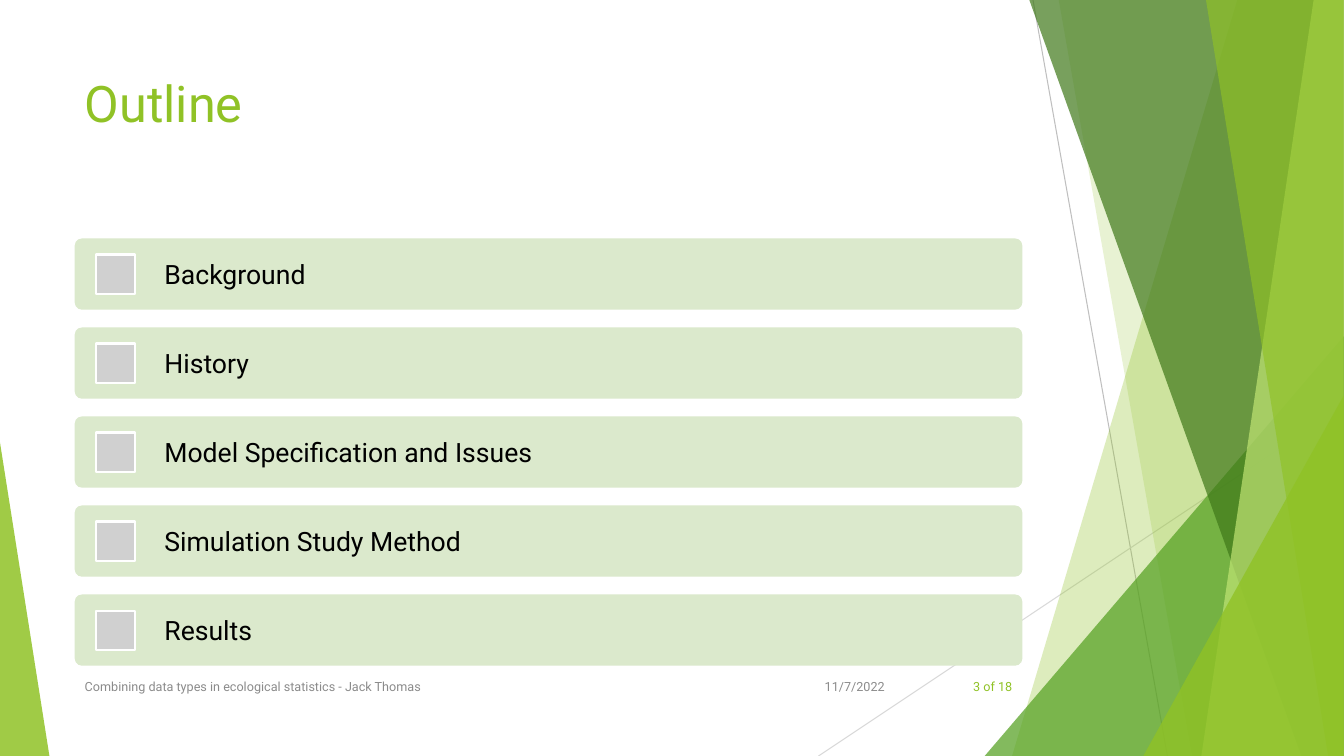
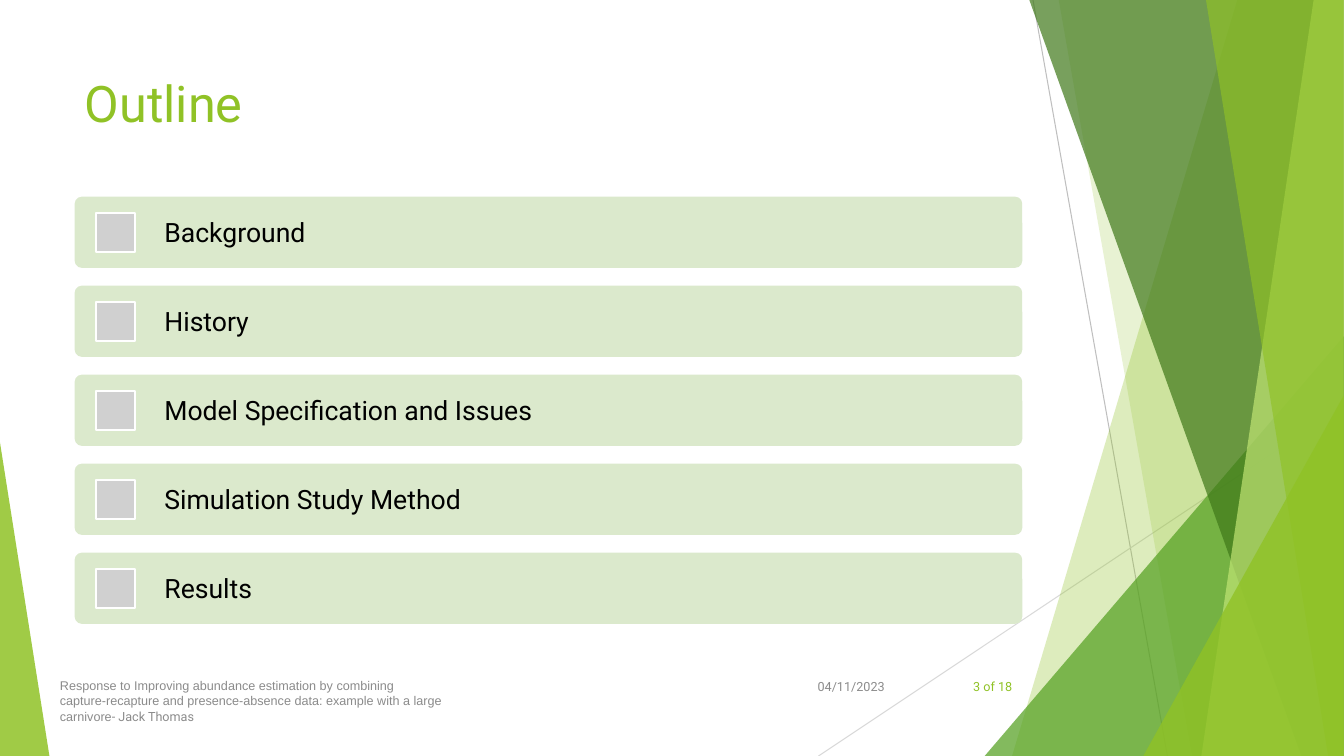
Before and after one commit to jackthomas818/masters-project, a slide deck: slide 3 of resources/OralPresentation/OralPresentationJack.pptx. Drawn at 1344x756 pixels with LibreOffice and Linux fonts; fonts in the diff are those of the drawing; grey boxes stand for pictures. Boxes give left, top, right and bottom in pixels: in the first picture for what was removed or moved away, otherwise in the second. Text is boxed around its words. In the diff, an @@ line names an element or a change of style, - is before the commit and + after.

```diff
--- a/resources/OralPresentation/OralPresentationJack.pptx
+++ b/resources/OralPresentation/OralPresentationJack.pptx
@@ rounded rectangle: place and size @@
-rounded rectangle at (75,328,1022,399)
+rounded rectangle at (75,285,1022,357)
@@ text "History": place and size @@
-text "History" at (164,354,248,379)
+text "History" at (164,312,248,337)
@@ 4 texts, 4 rounded rectangles, 1 picture: place and size @@
-4 texts, 4 rounded rectangles, 1 picture at (75,239,1022,666)
+4 texts, 4 rounded rectangles, 1 picture at (75,197,1022,624)
@@ group added at (96,213,135,608): 4 pictures @@
@@ group removed at (96,255,135,650): 4 pictures @@
@@ text at (60,681,442,721): text changed; font Roboto to Arial @@
-Combining data types in ecological statistics - Jack Thomas
+Response to Improving abundance estimation by combining
+capture-recapture and presence-absence data: example with a large
+carnivore- Jack Thomas
@@ text at (818,682,885,692): text changed @@
-11/7/2022
+04/11/2023
```
Also in this commit, not shown: 17 other slides changed, 8 slides added, 1 slide removed, 2 other files.
